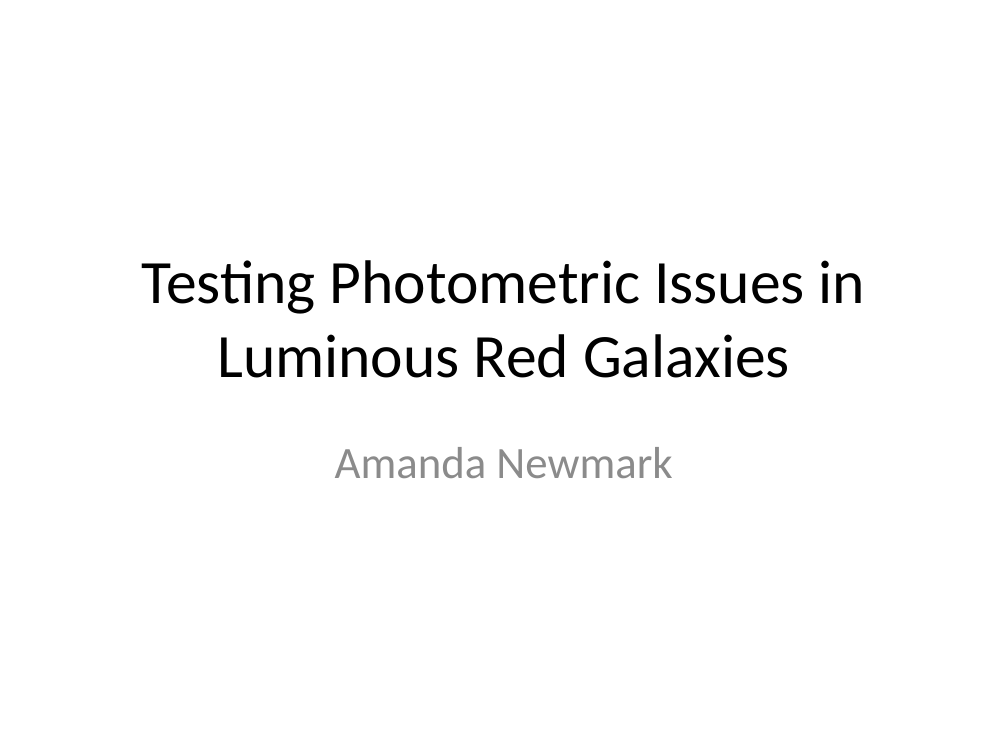
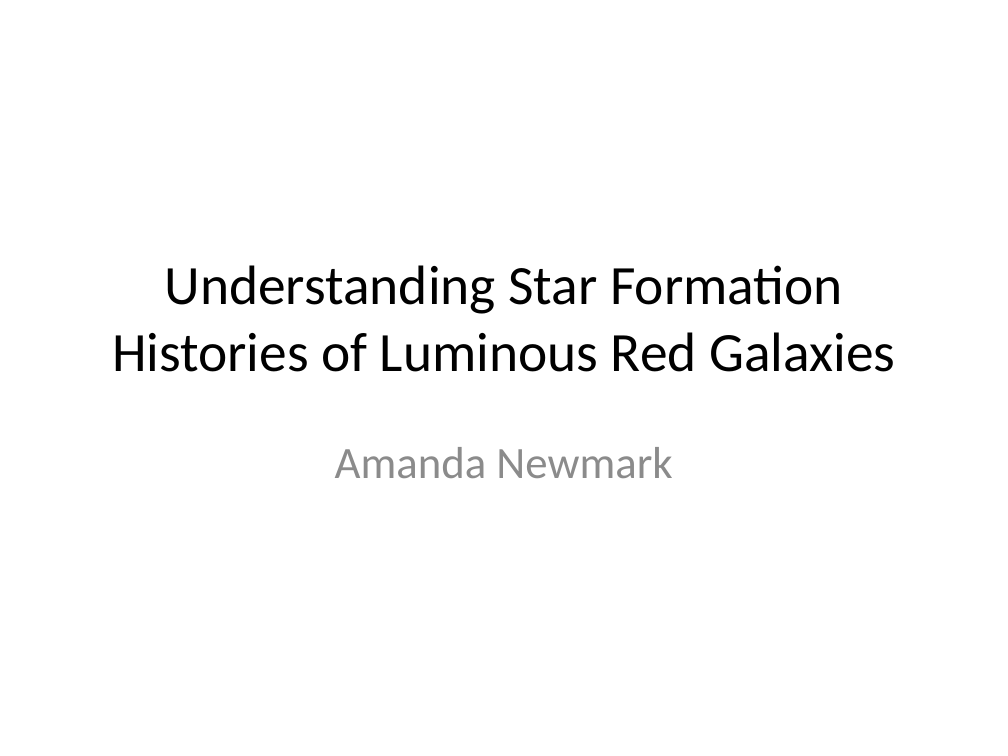
Before and after one commit to anewmark/galaxy_dark_matter, a slide deck: slide 1 of big_presentation.pptx. Drawn at 1008x756 pixels with LibreOffice and Linux fonts; fonts in the diff are those of the drawing. Boxes give left, top, right and bottom in pixels: in the first picture for what was removed or moved away, otherwise in the second. Text is boxed around its words. In the diff, an @@ line names an element or a change of style, - is before the commit and + after.

```diff
--- a/big_presentation.pptx
+++ b/big_presentation.pptx
@@ title at (112,265,895,372): text changed; size 44 to 39.6 pt @@
-Testing Photometric Issues in Luminous Red Galaxies
+Understanding Star Formation Histories of Luminous Red Galaxies
```
Also in this commit, not shown: 8 other slides changed, 5 slides added, 25 other files.
